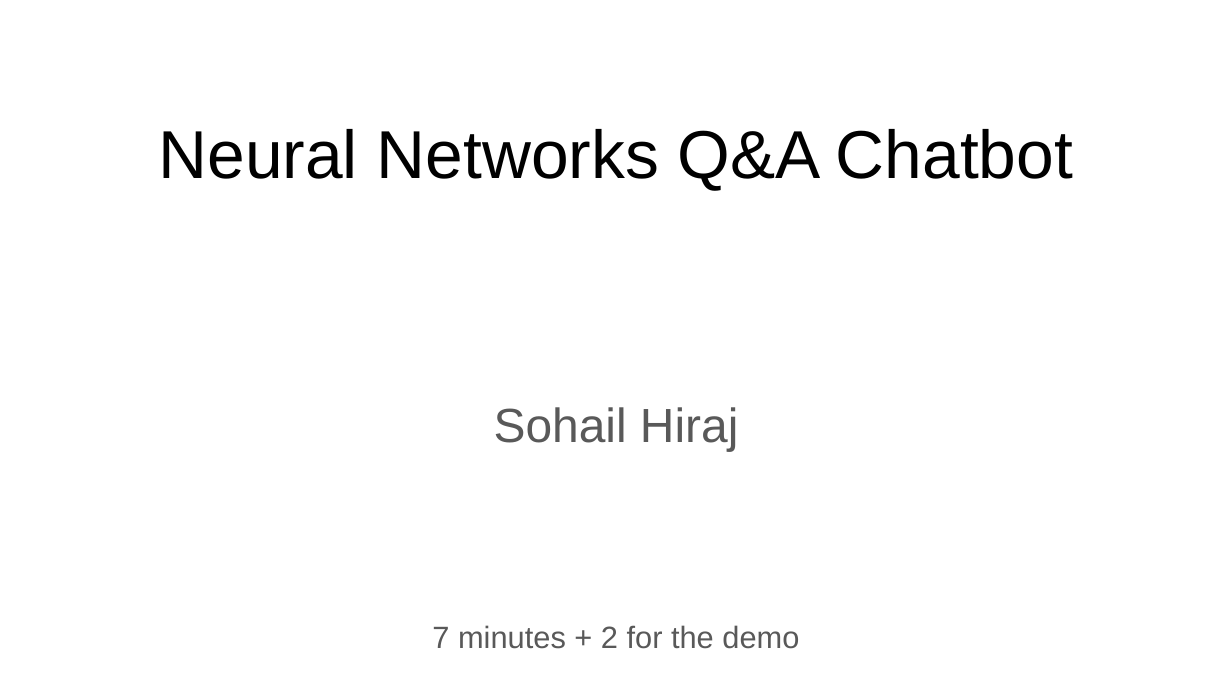
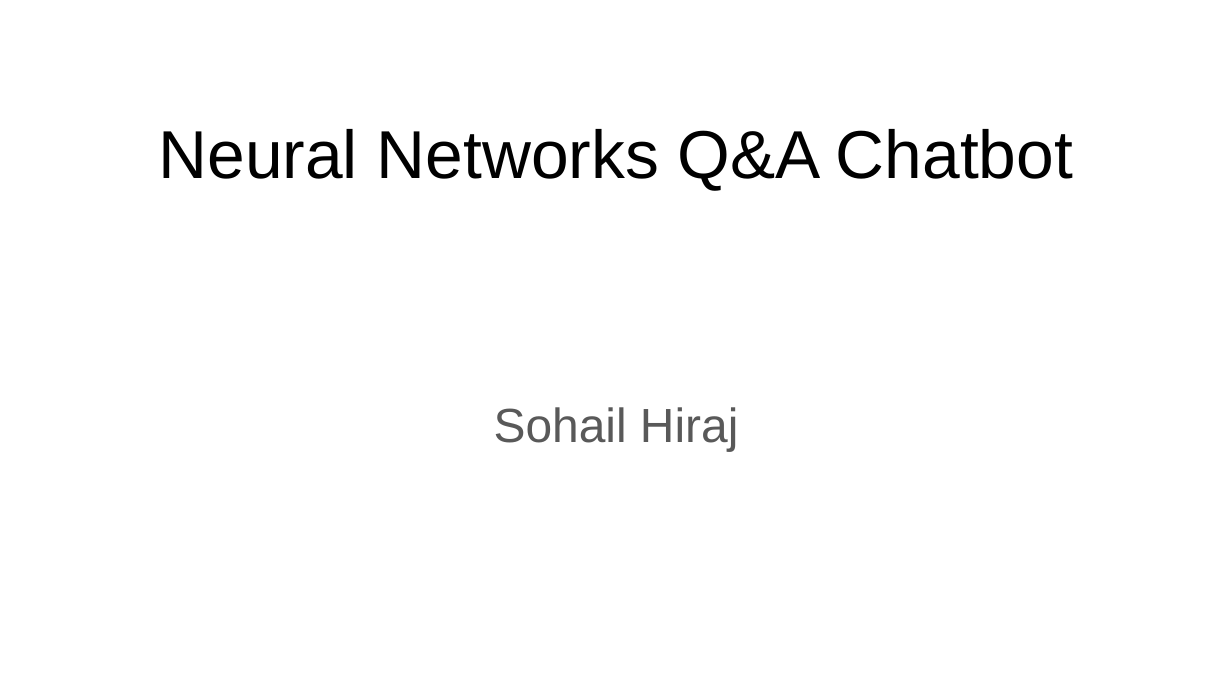
Before and after one commit to sohail574108/Final_project, a slide deck: slide 1 of Final Project Presentation Template.pptx. Drawn at 1232x693 pixels with LibreOffice and Linux fonts; fonts in the diff are those of the drawing. Boxes give left, top, right and bottom in pixels: in the first picture for what was removed or moved away, otherwise in the second. Text is boxed around its words. In the diff, an @@ line names an element or a change of style, - is before the commit and + after.

```diff
--- a/Final Project Presentation Template.pptx
+++ b/Final Project Presentation Template.pptx
@@ text removed at box(432, 625, 799, 649) @@
-7 minutes + 2 for the demo
```
Also in this commit, not shown: 4 other slides changed, 1 slide added, 1 slide removed, 2 other files.
